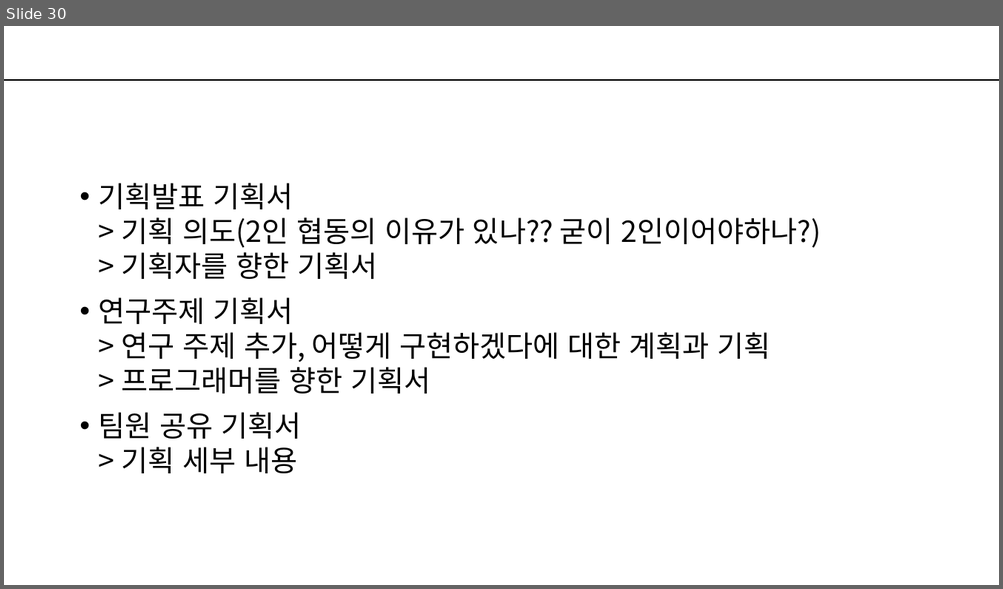
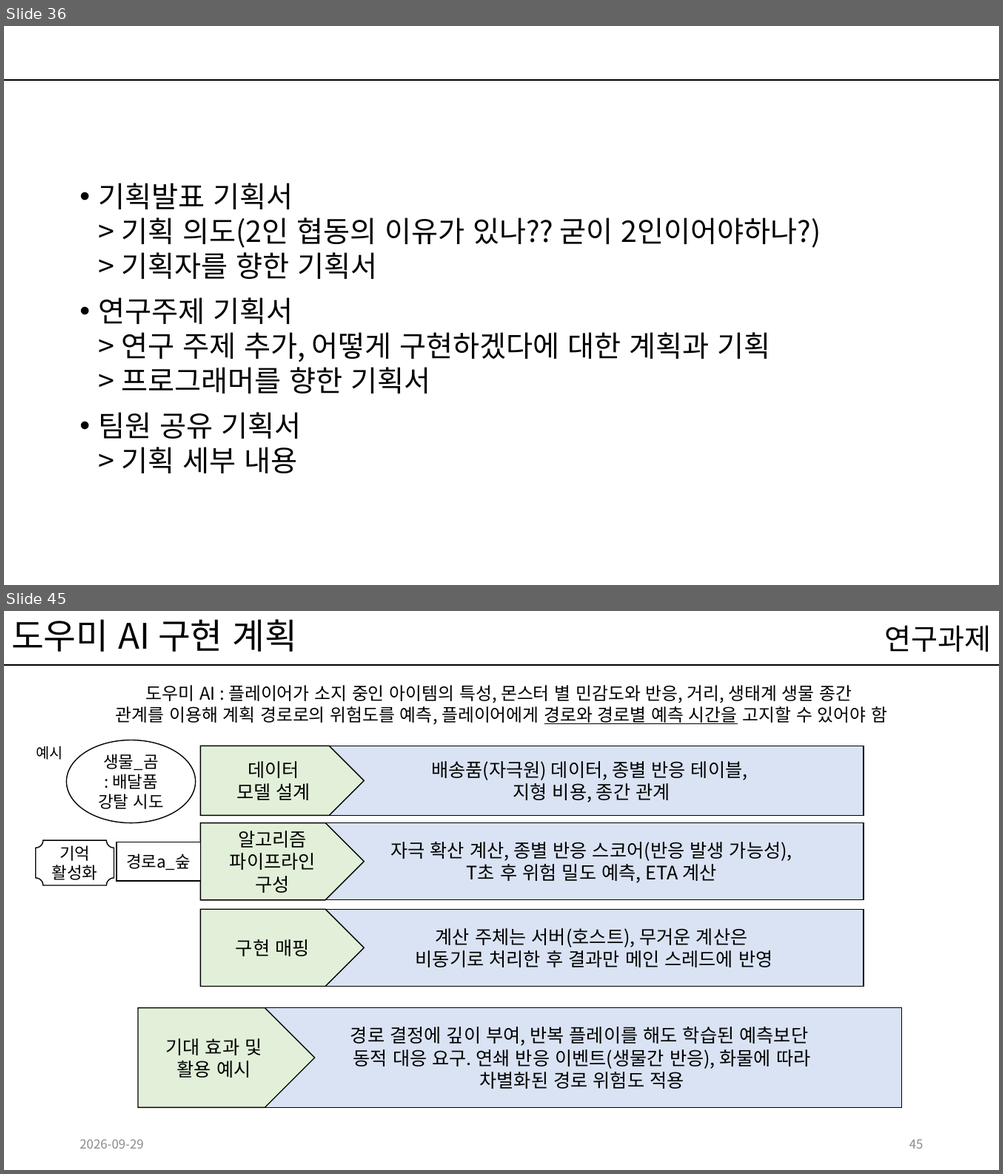
Before and after one commit to kwakyerin/2026_Graduation_Project, a slide deck: documents/HyunahKwon/design/designing/for_teammates/배트와 달트_기획서.pptx. Shown one above the other, each under a label of ours: slide 30 before the commit, slides 36 and 45 after it; the slides between them are not shown. The pictures are 1003x589 and 1003x1174 pixels, drawn with LibreOffice and Linux fonts; fonts in the diff are those of the drawing. Boxes give left, top, right and bottom in pixels: in the first picture for what was removed or moved away, otherwise in the second. Text is boxed around its words. In the diff, an @@ line names an element or a change of style, - is before the commit and + after.

```diff
--- a/documents/HyunahKwon/design/designing/for_teammates/배트와 달트_기획서.pptx
+++ b/documents/HyunahKwon/design/designing/for_teammates/배트와 달트_기획서.pptx
@@ slide 45 added at (x1=4, y1=611, x2=999, y2=1170), background #FFFFFF; not listed: 1 template element that a slide beside it also shows @@
@@ title added at (x1=11, y1=619, x2=298, y2=652), 34 pt, text #000000 @@
+도우미 AI 구현 계획
@@ text added at (x1=885, y1=625, x2=991, y2=652), 28 pt, text #000000 @@
+연구과제
@@ text added at (x1=116, y1=685, x2=887, y2=725), 17 pt, text #000000 @@
+도우미 AI : 플레이어가 소지 중인 아이템의 특성, 몬스터 별 민감도와 반응, 거리, 생태계 생물 종간
+관계를 이용해 계획 경로로의 위험도를 예측, 플레이어에게 경로와 경로별 예측 시간을 고지할 수 있어야 함
@@ ellipse added at (x1=67, y1=740, x2=196, y2=823), fill #FFFFFF, outline #000000 1 pt, 16 pt, text #000000 @@
+생물_곰
+: 배달품 강탈 시도
@@ text added at (x1=37, y1=746, x2=63, y2=760), 14 pt, text #000000 @@
+예시
@@ pentagon arrow added at (x1=200, y1=746, x2=364, y2=815), fill #E2F0D9, outline #000000 1 pt, 18 pt, text #000000 @@
+데이터
+모델 설계
@@ rectangle added at (x1=319, y1=746, x2=864, y2=815), fill #DAE3F3, outline #000000 1 pt, 18 pt, text #000000 @@
+배송품(자극원) 데이터, 종별 반응 테이블,
+지형 비용, 종간 관계
@@ pentagon arrow added at (x1=200, y1=823, x2=364, y2=900), fill #E2F0D9, outline #000000 1 pt, 18 pt, text #000000 @@
+알고리즘
+파이프라인
+구성
@@ rectangle added at (x1=319, y1=823, x2=864, y2=900), fill #DAE3F3, outline #000000 1 pt, 18 pt, text #000000 @@
+자극 확산 계산, 종별 반응 스코어(반응 발생 가능성),
+T초 후 위험 밀도 예측, ETA 계산
@@ plaque added at (x1=35, y1=841, x2=114, y2=886), fill #FFFFFF, outline #000000 1 pt, 16 pt, text #000000 @@
+기억
+활성화
@@ rectangle added at (x1=116, y1=843, x2=201, y2=881), fill #FFFFFF, outline #000000 1 pt, 16 pt, text #000000 @@
+경로a_숲
@@ pentagon arrow added at (x1=200, y1=909, x2=364, y2=986), fill #E2F0D9, outline #000000 1 pt, 18 pt, text #000000 @@
+구현 매핑
@@ rectangle added at (x1=319, y1=909, x2=864, y2=986), fill #DAE3F3, outline #000000 1 pt, 18 pt, text #000000 @@
+계산 주체는 서버(호스트), 무거운 계산은
+비동기로 처리한 후 결과만 메인 스레드에 반영
@@ pentagon arrow added at (x1=138, y1=1008, x2=315, y2=1108), fill #E2F0D9, outline #000000 1 pt, 18 pt, text #000000 @@
+기대 효과 및
+활용 예시
@@ rectangle added at (x1=257, y1=1008, x2=902, y2=1108), fill #DAE3F3, outline #000000 1 pt, 18 pt, text #000000 @@
+경로 결정에 깊이 부여, 반복 플레이를 해도 학습된 예측보단
+동적 대응 요구. 연쇄 반응 이벤트(생물간 반응), 화물에 따라
+차별화된 경로 위험도 적용
@@ text added at (x1=79, y1=1139, x2=143, y2=1149), 12 pt, text #8C8C8C @@
+2026-09-29
@@ page number added at (x1=909, y1=1140, x2=923, y2=1149), 12 pt, text #8C8C8C @@
+45
@@ what was slide 30 is now slide 36 @@
```
Also in this commit, not shown: 22 slides changed, 12 other slides added, 1 slide removed, 3 other files.
